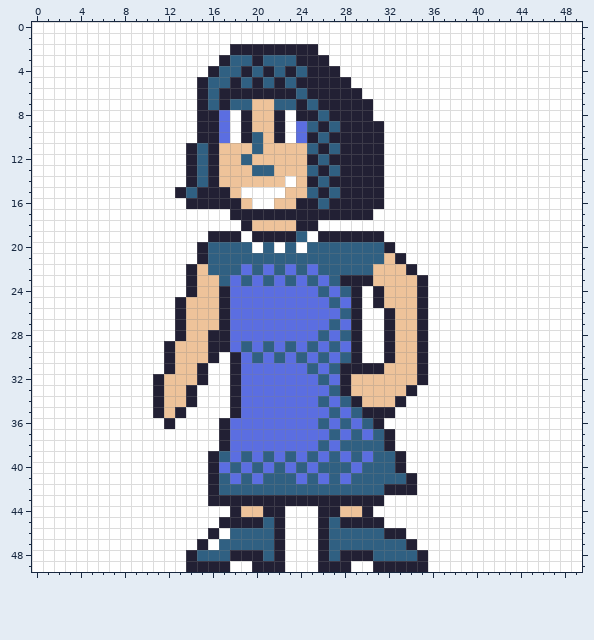
Two versions of one pixel-art file, resources/aseprite/cotilla.aseprite. The picture above is the old version.
50x50 pixels, 1 frame.
And afterwards:
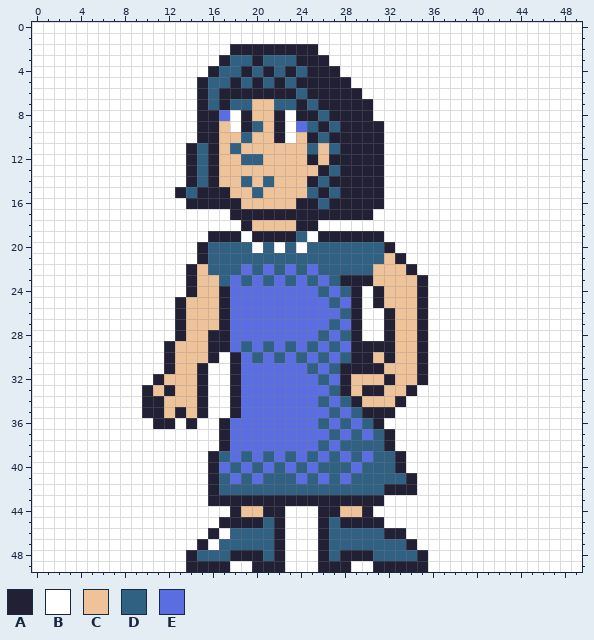
Palette (. is transparent): A #222034  B #ffffff  C #eec39a  D #306082  E #5b6ee1
Change:
@@ x 15..28 @@
  8 AAEBACCABAADAA
- 9 AAEBACCABEDADA
-10 AAEBADCABEADAA
-11 DACCCDCCCCDADA
-12 DACCDCCCCCADAA
-13 DACCCDDCCCDADA
-14 DACCCCCCBCADAA
-15 AAACBBBBCCDADA
-16 AAAACBBCCAADAA
+ 9 AACBADCABEDADA
+10 AACCDCCABCADAA
+11 DACDCCCCCCDCDA
+12 DACCDDCCCCACAA
+13 DACCCCCCCCCADA
+14 DACCDCDCCCADAA
+15 AAACCDCCCCDADA
+16 AAAACCCCCAADAA
 17 BBBAAAAAAAAAAA
@@ x 8..34 @@
 28 BBBBBACCAAEEEEEEEEDEDABBACC
-29 BBBBACCCAAEDEDEDEDEDEABBACC
-30 BBBBACCCABAEDEDEDEDEDABBACC
+29 BBBBACCCAAEDEDEDEDEDEAAAACC
+30 BBBBACCCABAEDEDEDEDEDAACACC
 31 BBBBACCABBAEEEEEEDEDAAAACCC
-32 BBBACCCABBAEEEEEEEDEACCCCCC
-33 BBBACCABBBAEEEEEEEEDACCCCCA
-34 BBBACCABBBAEEEEEEEDEDACCCAB
-35 BBBACABBBBAEEEEEEEEDEDAAABB
-36 BBBBABBBBAEEEEEEEEDEDEDABBB
+32 BBBACCCABBAEEEEEEEDEACCCACC
+33 BBACACCABBAEEEEEEEEDACAACCA
+34 BBAACCCABBAEEEEEEEDEDACCCAB
+35 BBAACACABBAEEEEEEEEDEDAAABB
+36 BBBAABABBAEEEEEEEEDEDEDABBB
 37 BBBBBBBBBAEEEEEEEEEDEDEDABB
